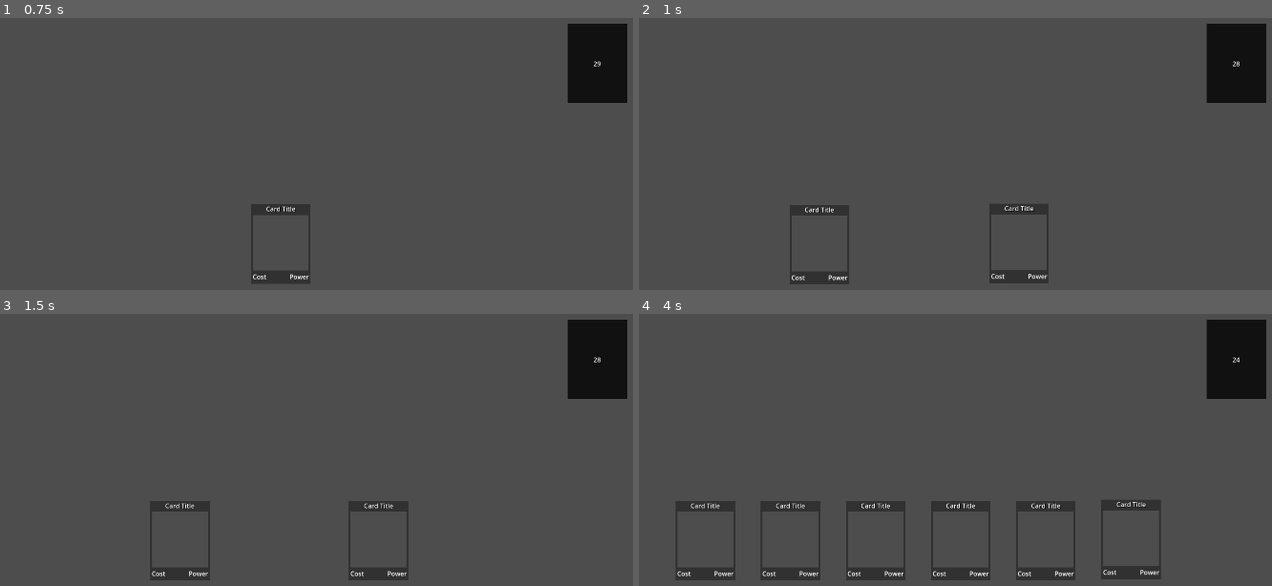
Above: before the commit, frames 1-4 (two rows, left to right).
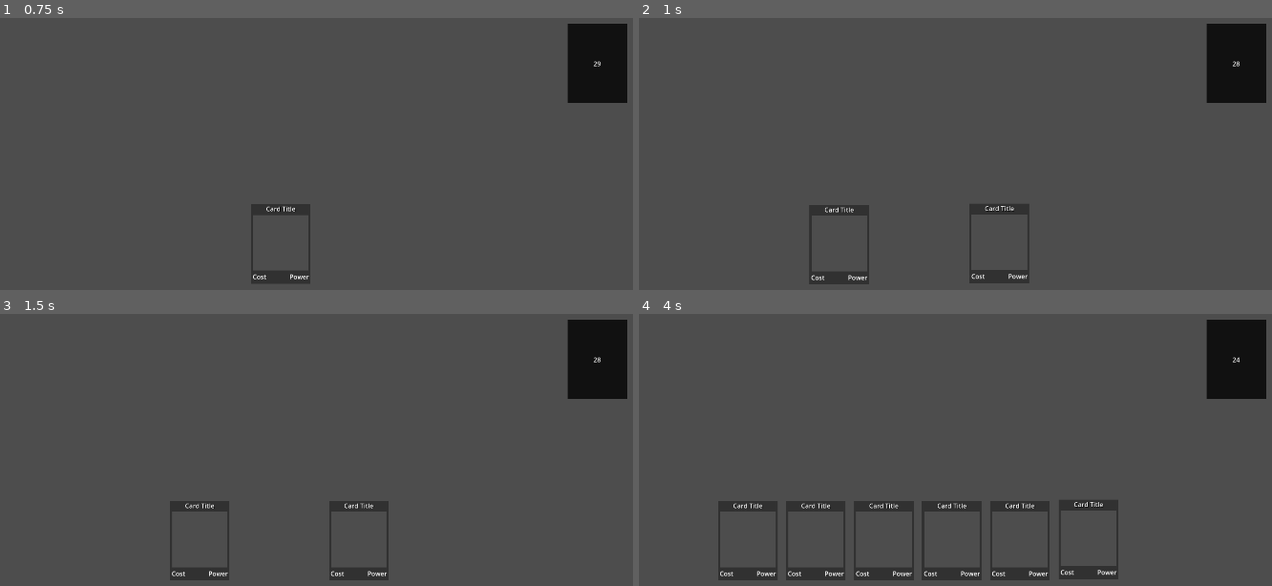
Above: after the commit, the same moments.

Repository: Darkhan-Sol0/Card_game_prototype
Game: Godot game, scene res://main.tscn
Same seed, same stepped clock (60 frames per second), same inputs: the game is played once before the commit and once after it.
Inputs (mouse positions are in pixels of both pictures, inside the frame that each line leads up to):
- Up to frame 1 (0.75 s): tap Enter (ui_accept) at 0.5 s; move the mouse to (449, 53) at 0.52 s; click (449, 53) at 0.67 s
- Up to frame 2 (1 s): tap Enter (ui_accept) at 0.77 s
- Up to frame 3 (1.5 s): move the mouse to (126, 392) at 1.27 s; click (126, 392) at 1.42 s
- Up to frame 4 (4 s): tap Enter (ui_accept) at 1.52, 2.75, 3.02, 3.77 s; move the mouse to (outside the picture) at 2.02 s; click (outside the picture) at 2.17 s; move the mouse to (879, 458) at 2.77 s; click (879, 458) at 2.92 s; move the mouse to (1145, 436) at 3.52 s; click (1145, 436) at 3.67 s

Frame 1 is identical in both runs. In frame 2, 1.7% of the frame differs, in the area x 23-65%, y 68-98%; in frame 3, 1.6%; in frame 4, 5.0%, in the area x 5-83%, y 68-98%.

Commit message:
fix

Diff:
--- a/src/GlobalScript.gd
+++ b/src/GlobalScript.gd
@@ -1,6 +1,6 @@
 extends Node
 
 
-func _input(event: InputEvent) -> void:
+func _input(_event: InputEvent) -> void:
 	if Input.is_action_just_pressed("ui_cancel"):
 		get_tree().quit()
--- a/src/card.gd
+++ b/src/card.gd
@@ -1,9 +1,10 @@
 extends Node2D
+
+var hand_idx : int
 
 @onready var ui = $UI
 @onready var ui_vis = $UI/VBoxContainer
 @onready var coll: CollisionShape2D = $Area2D/CollisionShape2D
-
 
 var selected : bool = false
 var flip : bool = true
@@ -19,17 +20,16 @@
 	card_movement(delta)
 	ui_vis.visible = flip
 
-func get_last_pos(selected = false) -> Vector2:
+func get_last_pos():
 	if selected == true:
 		z_index = 4000
 		card_pos = get_global_mouse_position() - touch_place
 	else:
-		z_index = 0
+		z_index = hand_idx
 		card_pos = card_def_pos
-	return card_pos
 
 func card_movement(delta: float) -> void:
-	var card_pos = get_last_pos(selected)
+	get_last_pos()
 	global_position.x = lerpf(global_position.x, card_pos.x, delta * 20)
 	global_position.y = lerpf(global_position.y, card_pos.y, delta * 20)
 
@@ -55,7 +55,6 @@
 		if event.button_index == MOUSE_BUTTON_RIGHT and event.pressed:
 			flip = !flip
 
-
 func _on_area_2d_area_entered(area: Area2D) -> void:
 	if area.get_parent().name == "Table":
 		queue_free()
--- a/src/deck.gd
+++ b/src/deck.gd
@@ -13,12 +13,11 @@
 		var card = preload("res://src/card.tscn").instantiate()
 		cards.append(card)
 
-func _process(delta: float) -> void:
+func _process(_delta: float) -> void:
 	lab.text = str(cards.size())
 
 	if Input.is_action_just_pressed("ui_accept"):
 		distribution_cards()
-
 
 func distribution_cards() -> void:
 	if cards.size() > 0 and Hand.hand_cards.size() < Hand.hand_size_max:
--- a/src/hand.gd
+++ b/src/hand.gd
@@ -2,27 +2,27 @@
 
 var hand_size_max : int = 10
 var hand_cards : Array
-var hand_field_whith : int = 1500
+var hand_field_whith : int = 1200
 
-# Called when the node enters the scene tree for the first time.
 func _ready() -> void:
-	pass # Replace with function body.
+	pass
 
-
-# Called every frame. 'delta' is the elapsed time since the previous frame.
-func _process(delta: float) -> void:
+func _process(_delta: float) -> void:
 	free_null()
 
 func show_cards(card):
 	hand_cards.append(card)
 	self.add_child(hand_cards[hand_cards.size() - 1])
 	hand_cards[hand_cards.size() - 1].global_position = Vector2(get_viewport().size.x * 0.9, get_viewport().size.y * 0.5)
-	for i in hand_cards.size():
-		hand_cards[i].card_def_pos = Vector2((hand_field_whith / (hand_cards.size() + 1) * (i + 1)) + (get_viewport().size.x - hand_field_whith) / 2, global_position.y)
+	sort()
 
 func free_null():
 	for i in range(hand_cards.size() -1, -1, -1):
 		if hand_cards[i] == null:
 			hand_cards.remove_at(i)
+	sort()
+
+func sort():
 	for i in hand_cards.size():
-		hand_cards[i].card_def_pos = Vector2((hand_field_whith / (hand_cards.size() + 1) * (i + 1)) + (get_viewport().size.x - hand_field_whith) / 2, global_position.y)
+		hand_cards[hand_cards.size() - 1].hand_idx = i
+		hand_cards[i].card_def_pos = Vector2((hand_field_whith / (hand_cards.size() + 1) * (i + 1)) + (get_viewport().size.x - hand_field_whith) * 0.5 , global_position.y)
